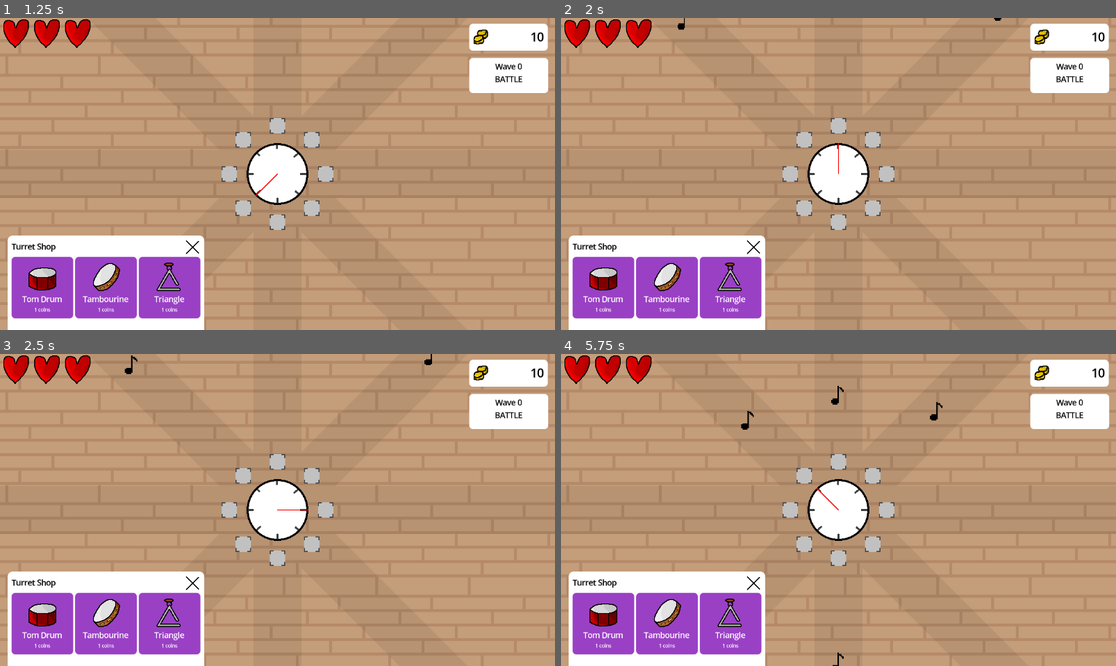
Above: before the commit, frames 1-4 (two rows, left to right).
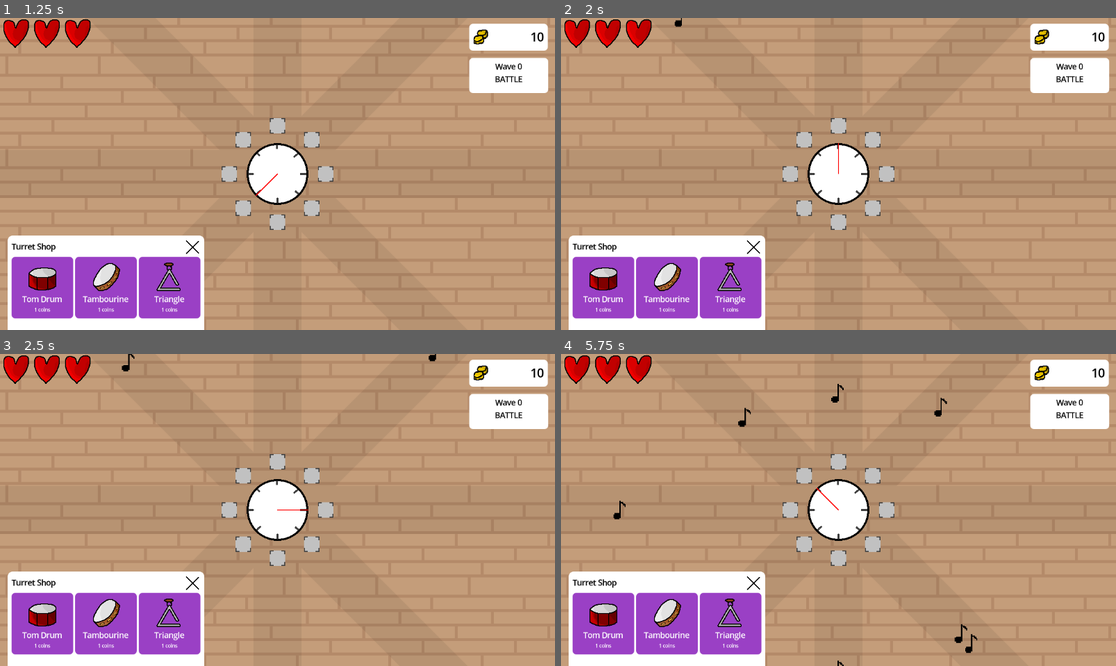
Above: after the commit, the same moments.

Repository: SeriousGuy888/MetronomeTowerDefenceGame
Game: Godot game, scene res://scenes/main.tscn
The game is run twice, just before and just after one commit, with the same random seed, the same clock (stepped at 60 frames per second) and the same inputs.
Inputs (mouse positions are in pixels of both pictures, inside the frame that each line leads up to):
- Up to frame 1 (1.25 s): click (327, 174) at 0.52 s
- Up to frame 2 (2 s): click (888, 174) at 1.27 s
- Up to frame 3 (2.5 s): click (327, 510) at 2.02 s
- Up to frame 4 (5.75 s): no input

Frame 1 is identical in both runs. In frame 2, less than 0.1% of the frame differs, in the area x 20-80%, y 0-4%; in frame 3, 0.1%; in frame 4, 0.4%, in the area x 9-75%, y 9-100%.

Commit message:
add enemy wave management and spawning logic

Diff:
--- /dev/null
+++ b/resources/waves/advanced_mixed_wave.tres
@@ -0,0 +1,23 @@
+[gd_resource type="Resource" script_class="Wave" load_steps=7 format=3 uid="uid://ckq3r8vs5ylma"]
+
+[ext_resource type="Script" uid="uid://nhkfmg7rw0ad" path="res://scenes/resources/wave.gd" id="1_advanced"]
+[ext_resource type="PackedScene" uid="uid://brx4osyxy8w0t" path="res://scenes/enemies/enemy1.tscn" id="2_basic"]
+[ext_resource type="PackedScene" uid="uid://bf8v7ehjh6hk1" path="res://scenes/enemies/enemy2.tscn" id="3_strong"]
+[ext_resource type="Script" uid="uid://dhcvie7sn78np" path="res://scenes/resources/enemy_wave_entry.gd" id="4_entry"]
+
+[sub_resource type="Resource" id="Resource_basic_enemies"]
+script = ExtResource("4_entry")
+enemy_scene = ExtResource("2_basic")
+count = 12
+spawn_weight = 3.0
+
+[sub_resource type="Resource" id="Resource_strong_enemies"]
+script = ExtResource("4_entry")
+enemy_scene = ExtResource("3_strong")
+count = 3
+spawn_weight = 0.5
+
+[resource]
+script = ExtResource("1_advanced")
+time_between_spawns = 0.4
+enemy_types = Array[ExtResource("4_entry")]([SubResource("Resource_basic_enemies"), SubResource("Resource_strong_enemies")])
--- /dev/null
+++ b/resources/waves/mixed_wave_example.tres
@@ -0,0 +1,23 @@
+[gd_resource type="Resource" script_class="Wave" load_steps=7 format=3 uid="uid://bqxhr7vr2ysja"]
+
+[ext_resource type="Script" uid="uid://nhkfmg7rw0ad" path="res://scenes/resources/wave.gd" id="1_jlwom"]
+[ext_resource type="PackedScene" uid="uid://brx4osyxy8w0t" path="res://scenes/enemies/enemy1.tscn" id="2_qw8mj"]
+[ext_resource type="PackedScene" uid="uid://bf8v7ehjh6hk1" path="res://scenes/enemies/enemy2.tscn" id="3_7n1xp"]
+[ext_resource type="Script" uid="uid://dhcvie7sn78np" path="res://scenes/resources/enemy_wave_entry.gd" id="4_1t2mj"]
+
+[sub_resource type="Resource" id="Resource_entry1"]
+script = ExtResource("4_1t2mj")
+enemy_scene = ExtResource("2_qw8mj")
+count = 6
+spawn_weight = 2.0
+
+[sub_resource type="Resource" id="Resource_entry2"]
+script = ExtResource("4_1t2mj")
+enemy_scene = ExtResource("3_7n1xp")
+count = 4
+spawn_weight = 1.0
+
+[resource]
+script = ExtResource("1_jlwom")
+time_between_spawns = 0.5
+enemy_types = Array[ExtResource("4_1t2mj")]([SubResource("Resource_entry1"), SubResource("Resource_entry2")])
--- /dev/null
+++ b/resources/waves/single_enemy_wave.tres
@@ -0,0 +1,16 @@
+[gd_resource type="Resource" script_class="Wave" load_steps=5 format=3 uid="uid://c8xj3vq2nkf5w"]
+
+[ext_resource type="Script" uid="uid://nhkfmg7rw0ad" path="res://scenes/resources/wave.gd" id="1_abc123"]
+[ext_resource type="PackedScene" uid="uid://brx4osyxy8w0t" path="res://scenes/enemies/enemy1.tscn" id="2_def456"]
+[ext_resource type="Script" uid="uid://dhcvie7sn78np" path="res://scenes/resources/enemy_wave_entry.gd" id="3_entry"]
+
+[sub_resource type="Resource" id="Resource_single_enemy"]
+script = ExtResource("3_entry")
+enemy_scene = ExtResource("2_def456")
+count = 8
+spawn_weight = 1.0
+
+[resource]
+script = ExtResource("1_abc123")
+time_between_spawns = 0.6
+enemy_types = Array[ExtResource("3_entry")]([SubResource("Resource_single_enemy")])
--- a/scenes/main.tscn
+++ b/scenes/main.tscn
@@ -6,23 +6,10 @@
 [ext_resource type="Script" uid="uid://bfwt3ofkgvu26" path="res://scenes/monster_spawner.gd" id="3_sugp2"]
 [ext_resource type="PackedScene" uid="uid://bapj5455wsvny" path="res://scenes/wave_manager.tscn" id="3_tbgi4"]
 [ext_resource type="Script" uid="uid://nhkfmg7rw0ad" path="res://scenes/resources/wave.gd" id="4_o6xl0"]
-[ext_resource type="PackedScene" uid="uid://brx4osyxy8w0t" path="res://scenes/enemies/enemy1.tscn" id="5_tipki"]
-[ext_resource type="PackedScene" uid="uid://bf8v7ehjh6hk1" path="res://scenes/enemies/enemy2.tscn" id="6_tipki"]
+[ext_resource type="Resource" uid="uid://c8xj3vq2nkf5w" path="res://resources/waves/single_enemy_wave.tres" id="6_choun"]
+[ext_resource type="Resource" uid="uid://bqxhr7vr2ysja" path="res://resources/waves/mixed_wave_example.tres" id="7_ya4ey"]
+[ext_resource type="Resource" uid="uid://ckq3r8vs5ylma" path="res://resources/waves/advanced_mixed_wave.tres" id="8_eb6dy"]
 [ext_resource type="PackedScene" uid="uid://btvlm8jbmbyso" path="res://scenes/ui/ui.tscn" id="8_tipki"]
-
-[sub_resource type="Resource" id="Resource_85g3d"]
-script = ExtResource("4_o6xl0")
-enemies_in_wave = 4
-time_between_spawns = 0.5
-enemy_scene = ExtResource("5_tipki")
-metadata/_custom_type_script = "uid://nhkfmg7rw0ad"
-
-[sub_resource type="Resource" id="Resource_choun"]
-script = ExtResource("4_o6xl0")
-enemies_in_wave = 5
-time_between_spawns = 1.0
-enemy_scene = ExtResource("6_tipki")
-metadata/_custom_type_script = "uid://nhkfmg7rw0ad"
 
 [node name="MainScene" type="Node2D" node_paths=PackedStringArray("projectile_container", "enemy_container")]
 script = ExtResource("1_0xm2m")
@@ -41,7 +28,7 @@
 [node name="EnemyContainer" type="Node" parent="."]
 
 [node name="WaveManager" parent="." instance=ExtResource("3_tbgi4")]
-waves = Array[ExtResource("4_o6xl0")]([SubResource("Resource_85g3d"), SubResource("Resource_choun")])
+waves = Array[ExtResource("4_o6xl0")]([ExtResource("6_choun"), ExtResource("7_ya4ey"), ExtResource("8_eb6dy")])
 
 [node name="MonsterSpawner" type="Node" parent="." node_paths=PackedStringArray("enemy_container")]
 script = ExtResource("3_sugp2")
--- /dev/null
+++ b/scenes/resources/enemy_wave_entry.gd
@@ -0,0 +1,6 @@
+class_name EnemyWaveEntry
+extends Resource
+
+@export var enemy_scene: PackedScene
+@export var count: int = 1
+@export var spawn_weight: float = 1.0  # Higher weight = more likely to spawn first
--- a/scenes/resources/wave.gd
+++ b/scenes/resources/wave.gd
@@ -1,6 +1,40 @@
 class_name Wave
 extends Resource
 
-@export var enemies_in_wave: int = 10
 @export var time_between_spawns: float = 0.5 # in seconds
-@export var enemy_scene: PackedScene
+@export var enemy_types: Array[EnemyWaveEntry] = []
+
+# Get total enemies count for the wave
+func get_total_enemies() -> int:
+	var total = 0
+	for entry in enemy_types:
+		total += entry.count
+	return total
+
+# Get a random enemy scene based on remaining enemies and weights
+func get_next_enemy_scene(enemies_spawned_by_type: Dictionary) -> PackedScene:
+	# Filter available enemy types that still have enemies to spawn
+	var available_types = []
+	for entry in enemy_types:
+		var spawned_count = enemies_spawned_by_type.get(entry.enemy_scene, 0)
+		if spawned_count < entry.count:
+			available_types.append(entry)
+
+	if available_types.size() == 0:
+		return null
+
+	# Weighted random selection
+	var total_weight = 0.0
+	for entry in available_types:
+		total_weight += entry.spawn_weight
+
+	var random_value = randf() * total_weight
+	var current_weight = 0.0
+
+	for entry in available_types:
+		current_weight += entry.spawn_weight
+		if random_value <= current_weight:
+			return entry.enemy_scene
+
+	# Fallback to first available
+	return available_types[0].enemy_scene
--- a/scenes/wave_manager.gd
+++ b/scenes/wave_manager.gd
@@ -5,6 +5,7 @@
 var is_spawning = false
 var enemies_spawned_in_wave = 0
 var enemies_remaining = 0
+var enemies_spawned_by_type: Dictionary = {}  # Track spawned count per enemy type
 
 @onready var spawn_timer = Timer.new()
 
@@ -27,6 +28,7 @@
 	print("Starting wave ", current_wave_index)
 	enemies_spawned_in_wave = 0
 	enemies_remaining = 0
+	enemies_spawned_by_type.clear()  # Reset enemy type tracking
 	is_spawning = true
 	var current_wave = waves[current_wave_index]
 	spawn_timer.wait_time = current_wave.time_between_spawns
@@ -40,12 +42,29 @@
 
 	# This line is now safe, as current_wave_index will not be out of bounds.
 	var current_wave = waves[current_wave_index]
-	if enemies_spawned_in_wave < current_wave.enemies_in_wave:
-		print("Spawning enemy ", enemies_spawned_in_wave + 1, " of ", current_wave.enemies_in_wave, " in wave ", current_wave_index)
-		EventBus.request_spawn_enemy.emit(current_wave.enemy_scene, current_wave_index)
-		enemies_spawned_in_wave += 1
-		enemies_remaining += 1
-		spawn_timer.start()
+	var total_enemies = current_wave.get_total_enemies()
+
+	if enemies_spawned_in_wave < total_enemies:
+		# Get the next enemy to spawn based on the wave configuration
+		var enemy_scene = current_wave.get_next_enemy_scene(enemies_spawned_by_type)
+
+		if enemy_scene != null:
+			print("Spawning enemy ", enemies_spawned_in_wave + 1, " of ", total_enemies, " in wave ", current_wave_index)
+			EventBus.request_spawn_enemy.emit(enemy_scene, current_wave_index)
+
+			# Update spawn tracking
+			enemies_spawned_in_wave += 1
+			enemies_remaining += 1
+
+			# Track enemy type spawning
+			var current_count = enemies_spawned_by_type.get(enemy_scene, 0)
+			enemies_spawned_by_type[enemy_scene] = current_count + 1
+
+			spawn_timer.start()
+		else:
+			print("No more enemies to spawn in wave ", current_wave_index)
+			is_spawning = false
+			spawn_timer.stop()
 	else:
 		print("Wave ", current_wave_index, " done spawning.")
 		is_spawning = false
Not shown: 1 places in scenes/main.tscn that only renumber resources
Not shown, added: scenes/resources/enemy_wave_entry.gd.uid
